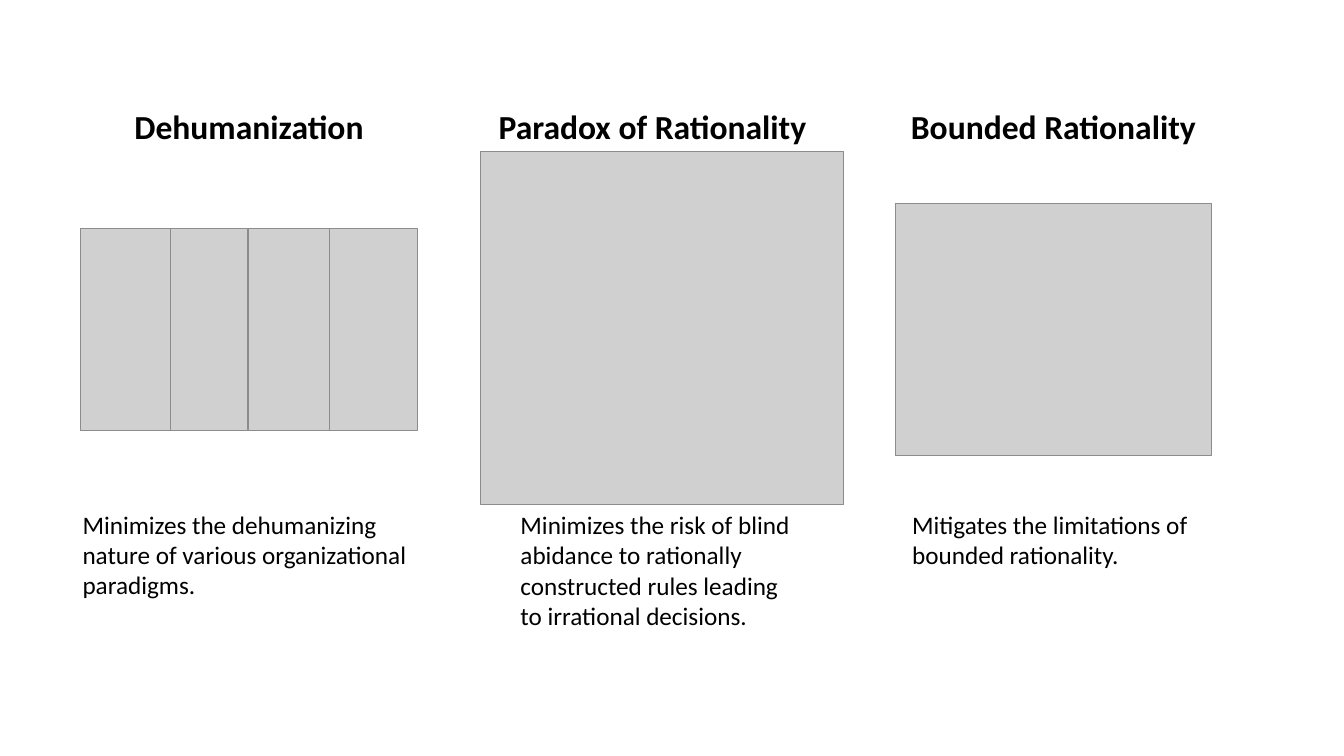
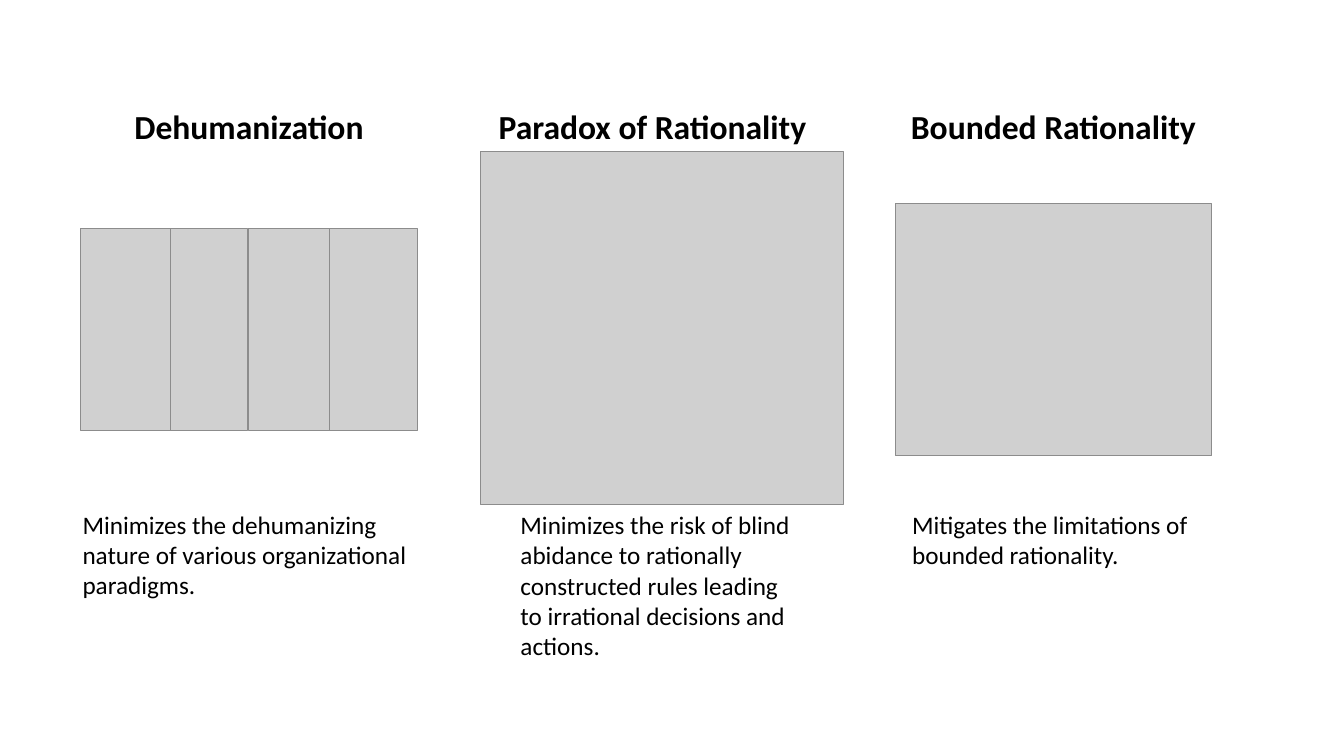
Before and after one commit to SLU-Courses-Townes/POLS6320, a slide deck: slide 5 of FinalPaper/Townes_POLS6320_2020_Spring_FinalPaper_Presentation_v00.pptx. Drawn at 1344x756 pixels with LibreOffice and Linux fonts; fonts in the diff are those of the drawing; grey boxes stand for pictures. Boxes give left, top, right and bottom in pixels: in the first picture for what was removed or moved away, otherwise in the second. Text is boxed around its words. In the diff, an @@ line names an element or a change of style, - is before the commit and + after.

```diff
--- a/FinalPaper/Townes_POLS6320_2020_Spring_FinalPaper_Presentation_v00.pptx
+++ b/FinalPaper/Townes_POLS6320_2020_Spring_FinalPaper_Presentation_v00.pptx
@@ text at box(520, 516, 789, 656): text changed @@
-Minimizes the risk of blind abidance to rationally constructed rules leading to irrational decisions.
+Minimizes the risk of blind abidance to rationally constructed rules leading to irrational decisions and actions.
```
Also in this commit, not shown: 5 other slides changed, 1 other file.
